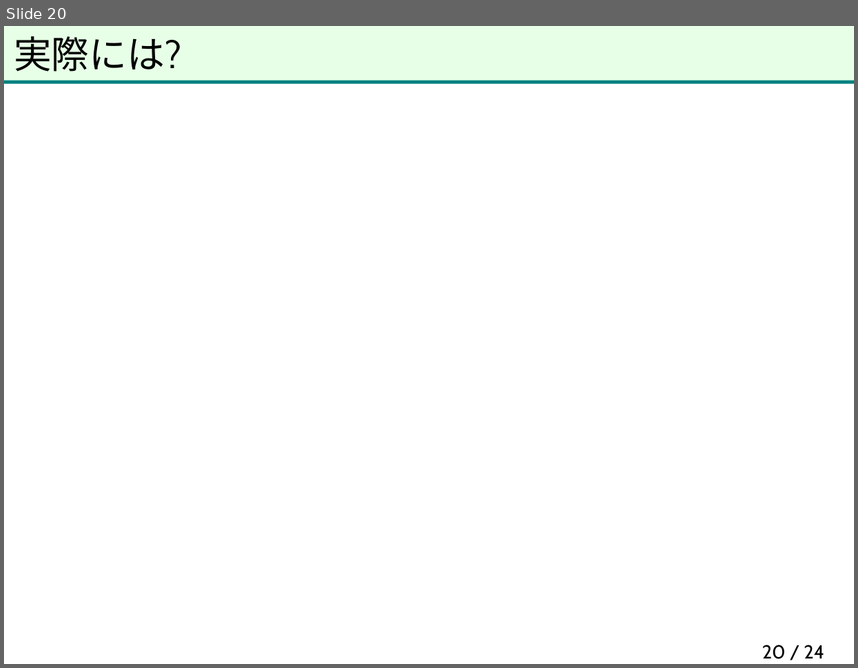
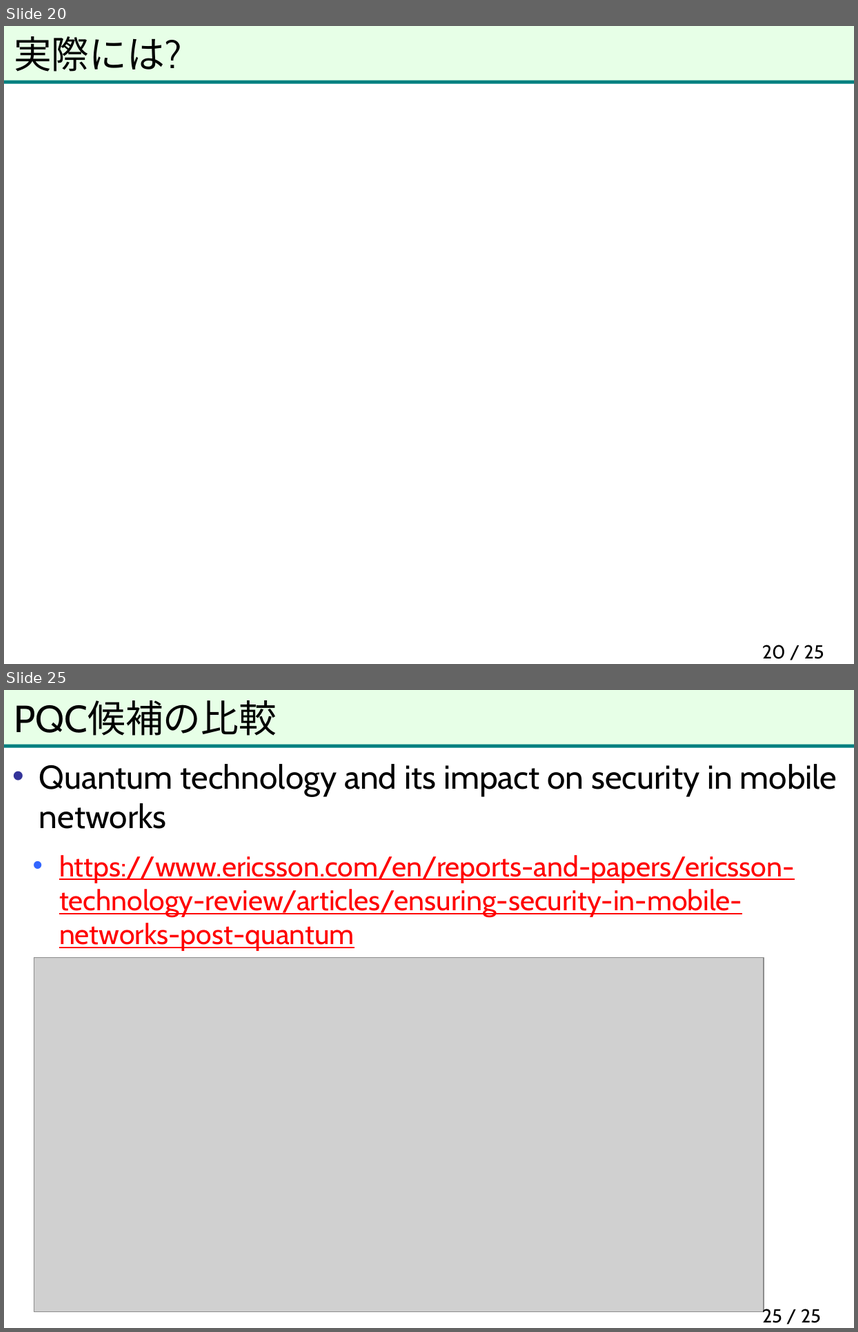
Before and after one commit to herumi/anninbon, a slide deck: lec/anninbon12.pptx. Shown one above the other, each under a label of ours: slide 20 before the commit, slides 20 and 25 after it; the slides between them are not shown. The pictures are 858x668 and 858x1332 pixels, drawn with LibreOffice and Linux fonts; fonts in the diff are those of the drawing; grey boxes stand for pictures; background and template pictures are left out. Boxes give left, top, right and bottom in pixels: in the first picture for what was removed or moved away, otherwise in the second. Text is boxed around its words. In the diff, an @@ line names an element or a change of style, - is before the commit and + after.

```diff
--- a/lec/anninbon12.pptx
+++ b/lec/anninbon12.pptx
@@ slide 25 added at [4,690,854,1328], background #FFFFFF; not listed: 2 template elements that a slide beside it also shows @@
@@ title added at [14,700,277,736], 32 pt, text #000000 @@
+PQC候補の比較
@@ text added at [39,764,838,951], 24 pt, text #FF0000, underline @@
+• Quantum technology and its impact on security in mobile networks
+  • https://www.ericsson.com/en/reports-and-papers/ericsson-technology-review/articles/ensuring-security-in-mobile-networks-post-quantum
@@ picture added at [34,957,763,1310] @@
@@ page number added at [762,1306,821,1323], 16 pt, text #000000 @@
+25 / 25
@@ page number at [762,644,824,659]: text changed @@
-20 / 24
+20 / 25
```
Also in this commit, not shown: 2 slides changed, 4 other slides added, 1 other file.
